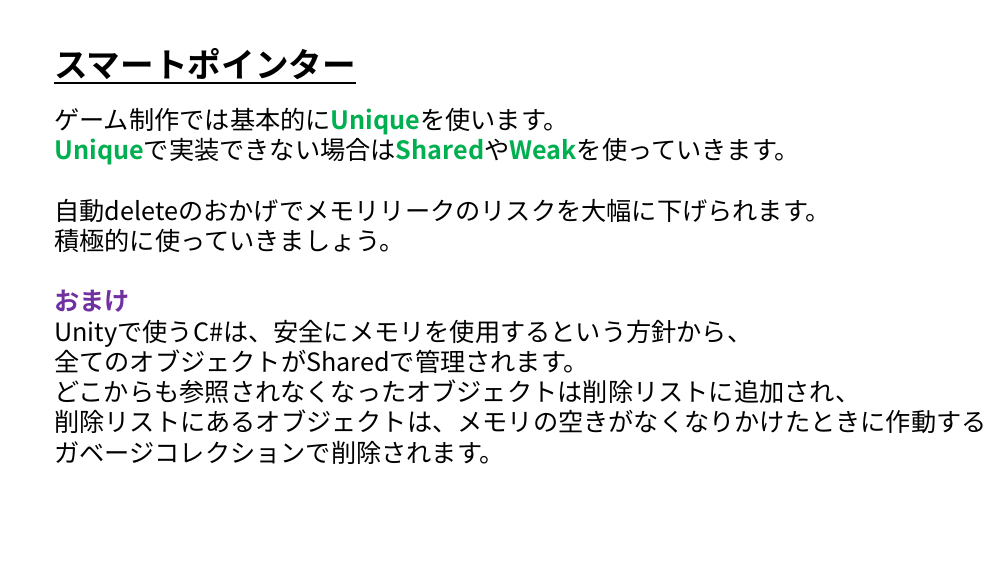
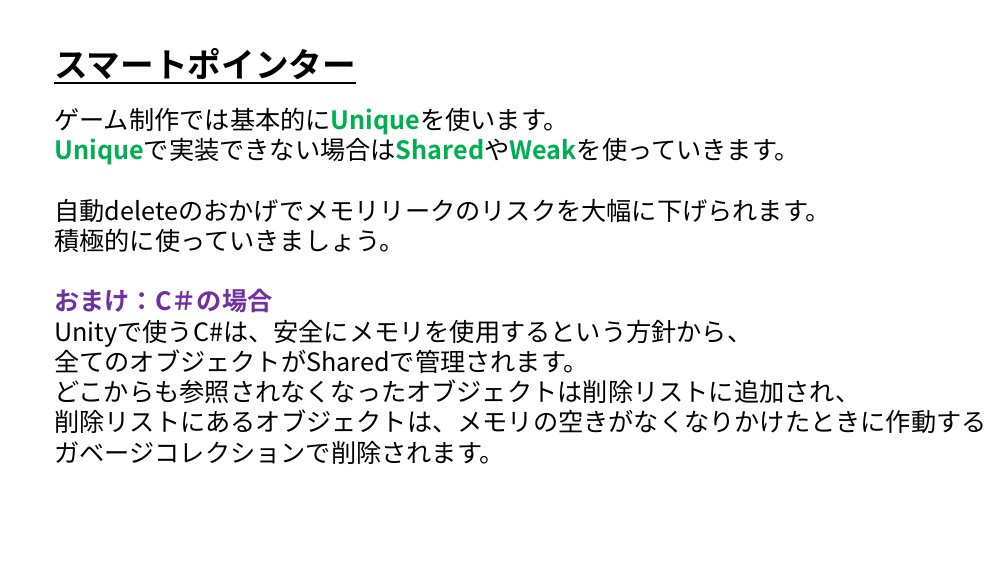
Before and after one commit to ArakiYusuke-Ohara/Textbook, a slide deck: slide 19 of ゲーム科1年/01_後期/プログラミングⅢ/23_スマートポインタ.pptx. Drawn at 1008x567 pixels with LibreOffice and Linux fonts; fonts in the diff are those of the drawing. Boxes give left, top, right and bottom in pixels: in the first picture for what was removed or moved away, otherwise in the second. Text is boxed around its words. In the diff, an @@ line names an element or a change of style, - is before the commit and + after.

Commit message:
スライドを微修正

```diff
--- a/ゲーム科1年/01_後期/プログラミングⅢ/23_スマートポインタ.pptx
+++ b/ゲーム科1年/01_後期/プログラミングⅢ/23_スマートポインタ.pptx
@@ text at (54,288,272,313): text changed @@
-おまけ
+おまけ：C＃の場合
```
